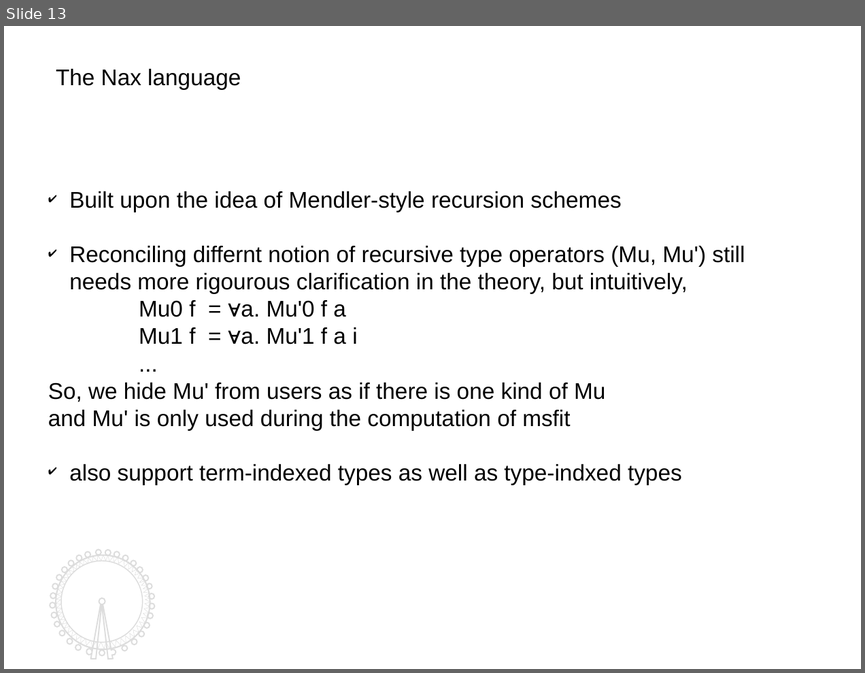
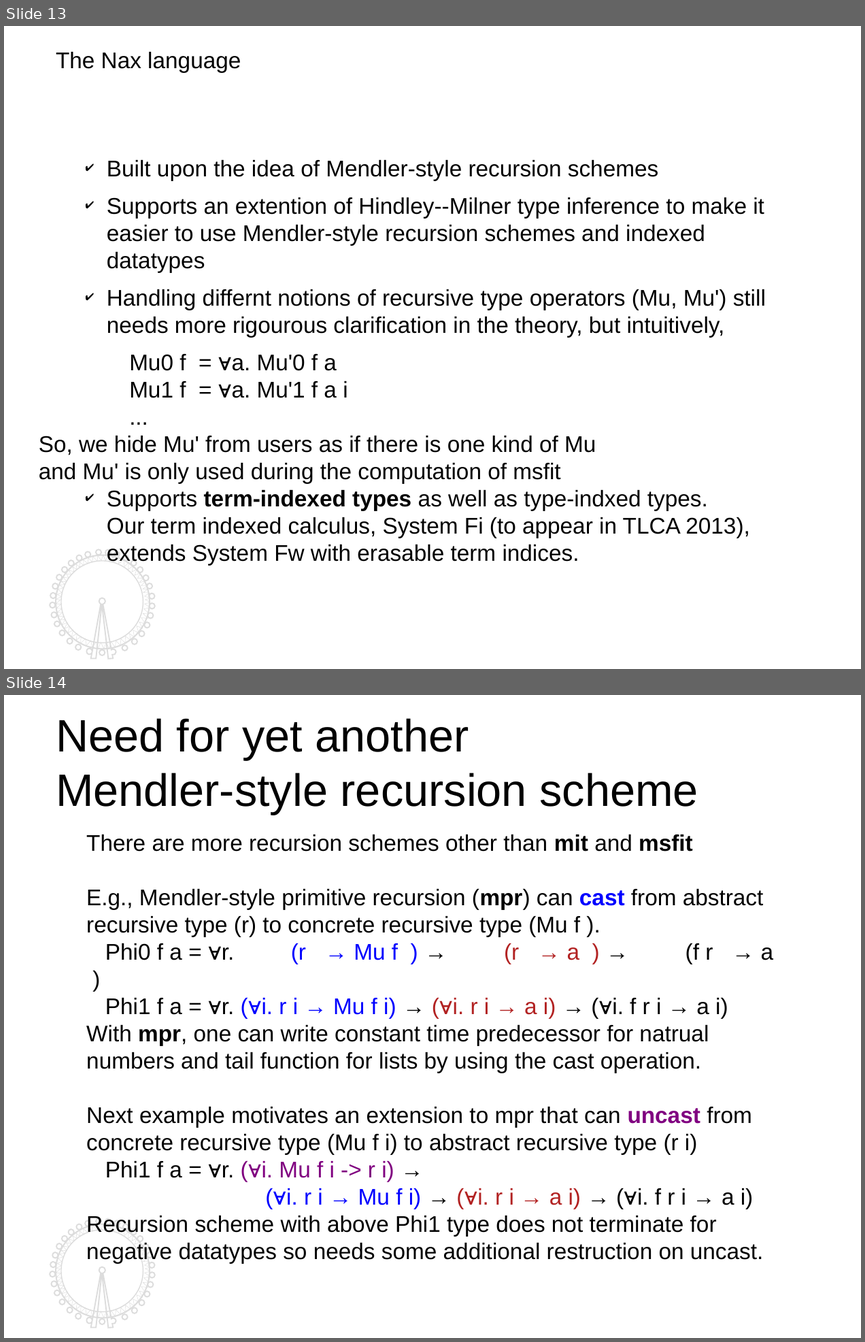
Before and after one commit to kyagrd/naxPapers, a slide deck: draft/TYPES13/ppt/myslide.odp. Shown one above the other, each under a label of ours: slide 13 before the commit, slides 13 and 14 after it. The pictures are 865x673 and 865x1342 pixels, drawn with LibreOffice and Linux fonts; fonts in the diff are those of the drawing. Boxes give left, top, right and bottom in pixels: in the first picture for what was removed or moved away, otherwise in the second. Text is boxed around its words. In the diff, an @@ line names an element or a change of style, - is before the commit and + after.

```diff
--- a/draft/TYPES13/ppt/myslide.odp
+++ b/draft/TYPES13/ppt/myslide.odp
@@ slide 14 added at box(4, 695, 861, 1338), background #FFFFFF; not listed: 4 template elements that a slide beside it also shows @@
@@ text added at box(56, 718, 698, 814), 36 pt, text #000000 @@
+Need for yet another
+Mendler-style recursion scheme
@@ text added at box(86, 834, 774, 1263), 18 pt, text #000000 @@
+There are more recursion schemes other than mit and msfit
+E.g., Mendler-style primitive recursion (mpr) can cast from abstract recursive type (r) to concrete recursive type (Mu f ).
+Phi0 f a = ∀r. (r → Mu f ) → (r → a ) → (f r → a )
+Phi1 f a = ∀r. (∀i. r i → Mu f i) → (∀i. r i → a i) → (∀i. f r i → a i)
+With mpr, one can write constant time predecessor for natrual numbers and tail function for lists by using the cast operation.
+Next example motivates an extension to mpr that can uncast from concrete recursive type (Mu f i) to abstract recursive type (r i)
+Phi1 f a = ∀r. (∀i. Mu f i -> r i) →
+(∀i. r i → Mu f i) → (∀i. r i → a i) → (∀i. f r i → a i)
+Recursion scheme with above Phi1 type does not terminate for negative datatypes so needs some additional restruction on uncast.
@@ slide 13 changed as well @@
@@ text "The Nax language": place and size @@
-text "The Nax language" at box(56, 69, 241, 89)
+text "The Nax language" at box(56, 52, 241, 72)
@@ text "Built upon the idea of ...": place and size @@
-text "Built upon the idea of ..." at box(48, 191, 745, 484)
+text "Built upon the idea of ..." at box(39, 160, 766, 565)
@@ text at box(107, 160, 658, 180): indent changed; more space between paragraphs @@
@@ text at box(107, 197, 766, 337): text changed @@
-✔ Reconciling differnt notion of recursive type operators (Mu, Mu') still needs more rigourous clarification in the theory, but intuitively,
+✔ Supports an extention of Hindley--Milner type inference to make it easier to use Mendler-style recursion schemes and indexed datatypes
+✔ Handling differnt notions of recursive type operators (Mu, Mu') still needs more rigourous clarification in the theory, but intuitively,
@@ text at box(107, 490, 749, 565): text changed @@
-✔ also support term-indexed types as well as type-indxed types
+✔ Supports term-indexed types as well as type-indxed types.
+  Our term indexed calculus, System Fi (to appear in TLCA 2013), extends System Fw with erasable term indices.
@@ outline redrawn in 3 elements at box(56, 555, 150, 649), box(50, 550, 155, 658), box(56, 555, 150, 649) @@
```
Also in this commit, not shown: 12 other slides changed, 3 other slides added, 2 slides removed, 2 other files.
